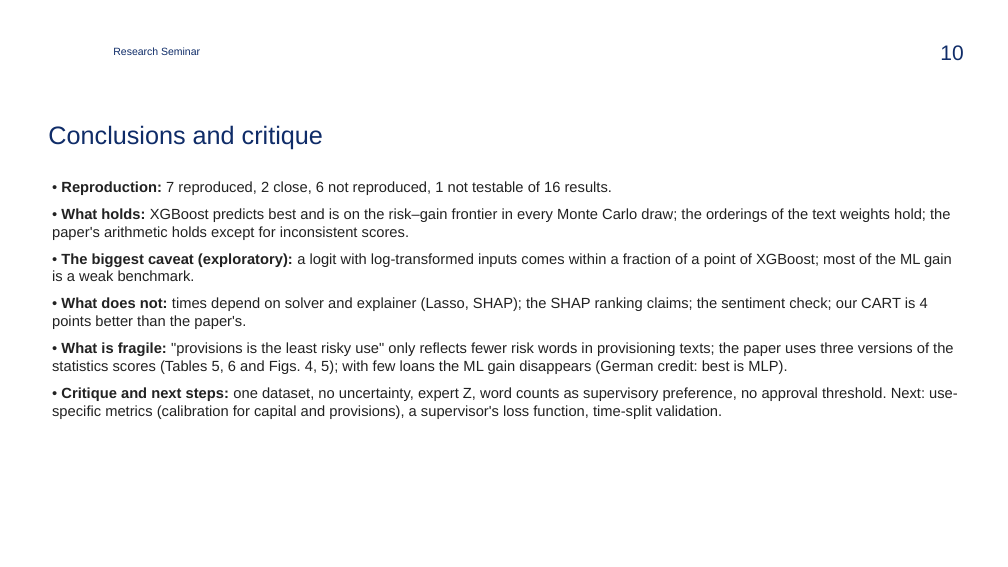
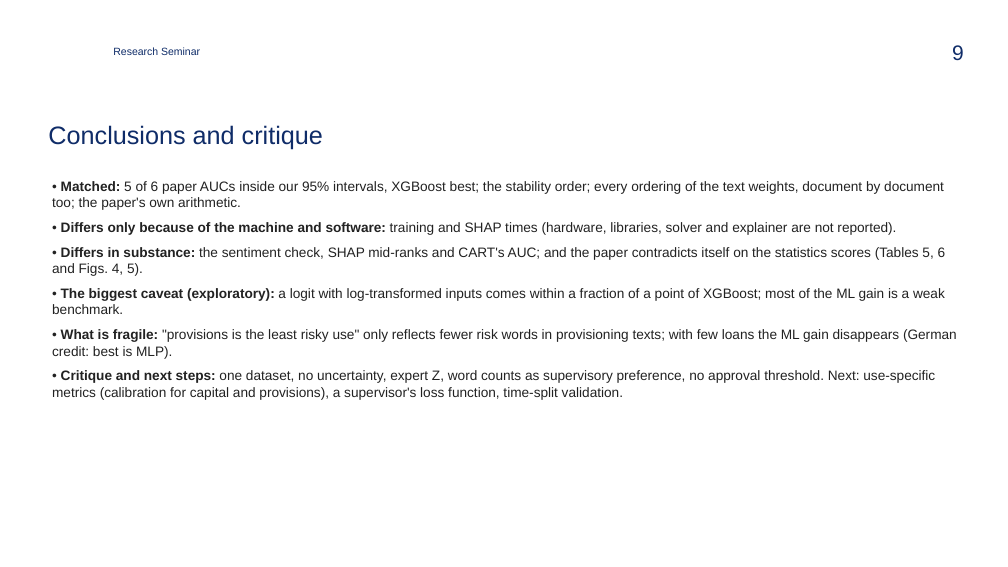
Before and after one commit to zavaz5/ml-model-risk, a slide deck: slide 9 of docs/presentation.pptx (slide 10 before the commit). Drawn at 1008x567 pixels with LibreOffice and Linux fonts; fonts in the diff are those of the drawing; background and template pictures are left out. Boxes give left, top, right and bottom in pixels: in the first picture for what was removed or moved away, otherwise in the second. Text is boxed around its words. In the diff, an @@ line names an element or a change of style, - is before the commit and + after.

Commit message:
Drop the verdict scorecard slide; mark machine-dependent results where they are shown
At the team's request the deck has no reproduced / not-reproduced slide (the
README keeps the verdicts). Training and SHAP times, which differ from the
paper because of hardware and software rather than the method, are marked in
orange on the slide that shows them, with the evidence: comparable software
gives comparable times (random-forest SHAP), different software does not.

```diff
--- a/docs/presentation.pptx
+++ b/docs/presentation.pptx
@@ page number at [952,45,964,61]: text changed @@
-10
+9
@@ text at [52,181,946,276]: text changed; size 14 to 13 pt @@
-• Reproduction: 7 reproduced, 2 close, 6 not reproduced, 1 not testable of 16 results.
-• What holds: XGBoost predicts best and is on the risk–gain frontier in every Monte Carlo draw; the orderings of the text weights hold; the paper's arithmetic holds except for inconsistent scores.
+• Matched: 5 of 6 paper AUCs inside our 95% intervals, XGBoost best; the stability order; every ordering of the text weights, document by document too; the paper's own arithmetic.
+• Differs only because of the machine and software: training and SHAP times (hardware, libraries, solver and explainer are not reported).
+• Differs in substance: the sentiment check, SHAP mid-ranks and CART's AUC; and the paper contradicts itself on the statistics scores (Tables 5, 6 and Figs. 4, 5).
@@ text at [52,288,945,400]: size 14 to 13 pt in "• The biggest caveat (exploratory): a logit ...", "• Critique and next steps: one dataset, ..."; less space between paragraphs @@
@@ text at [52,329,957,359]: text changed; size 14 to 13 pt @@
-• What does not: times depend on solver and explainer (Lasso, SHAP); the SHAP ranking claims; the sentiment check; our CART is 4 points better than the paper's.
-• What is fragile: "provisions is the least risky use" only reflects fewer risk words in provisioning texts; the paper uses three versions of the statistics scores (Tables 5, 6 and Figs. 4, 5); with few loans the ML gain disappears (German credit: best is MLP).
+• What is fragile: "provisions is the least risky use" only reflects fewer risk words in provisioning texts; with few loans the ML gain disappears (German credit: best is MLP).
```
Also in this commit, not shown: 3 other slides changed, 1 slide removed, 7 other files.
